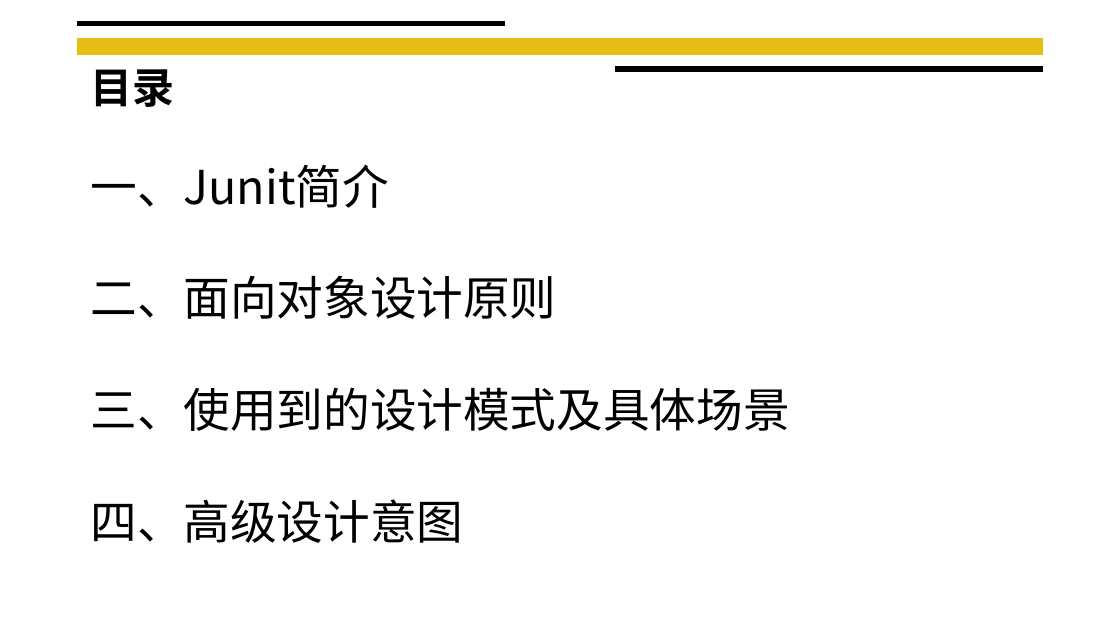
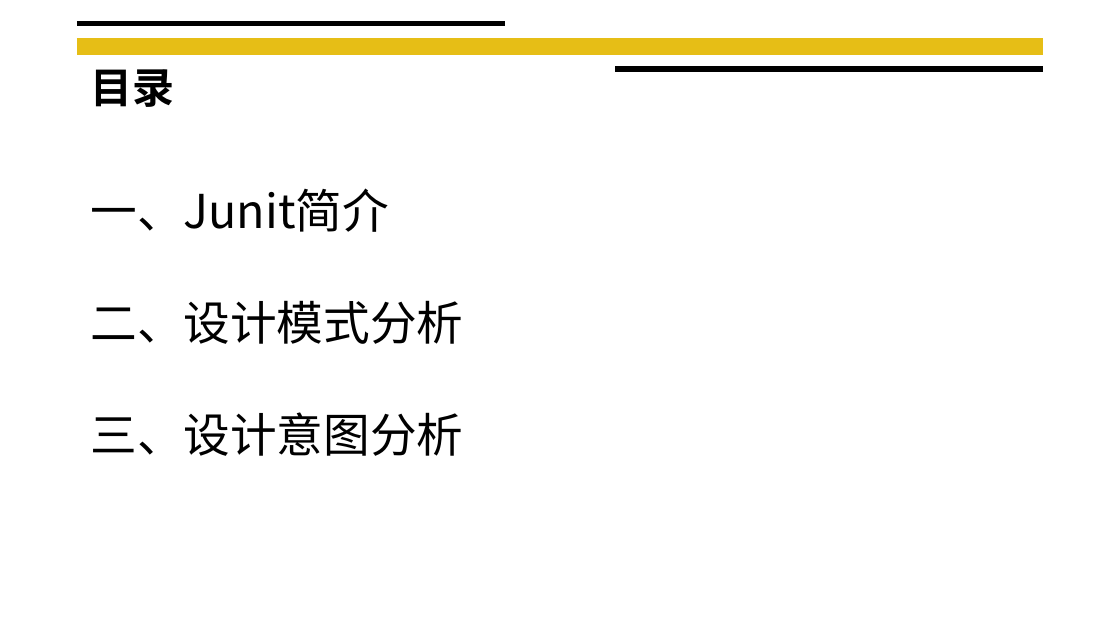
Before and after one commit to liangliang678/UCAS_OOP, a slide deck: slide 2 of Assignment2/课堂研讨.pptx. Drawn at 1120x630 pixels with LibreOffice and Linux fonts; fonts in the diff are those of the drawing. Boxes give left, top, right and bottom in pixels: in the first picture for what was removed or moved away, otherwise in the second. Text is boxed around its words. In the diff, an @@ line names an element or a change of style, - is before the commit and + after.

Commit message:
update PPT for presentation

```diff
--- a/Assignment2/课堂研讨.pptx
+++ b/Assignment2/课堂研讨.pptx
@@ text "一、Junit简介": place and size @@
-text "一、Junit简介" at box(90, 164, 789, 543)
+text "一、Junit简介" at box(90, 188, 463, 456)
@@ text at box(90, 300, 463, 456): text changed @@
-二、面向对象设计原则
-三、使用到的设计模式及具体场景
-四、高级设计意图
+二、设计模式分析
+三、设计意图分析
```
Also in this commit, not shown: 2 other slides changed, 14 slides added.
